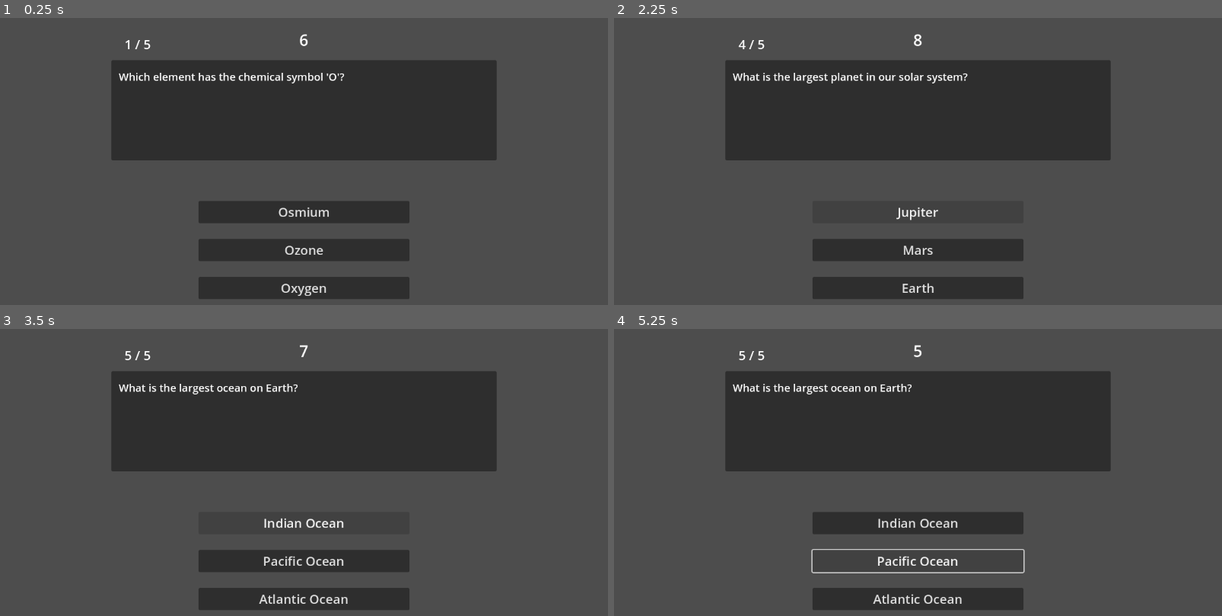
Above: before the commit, frames 1-4 (two rows, left to right).
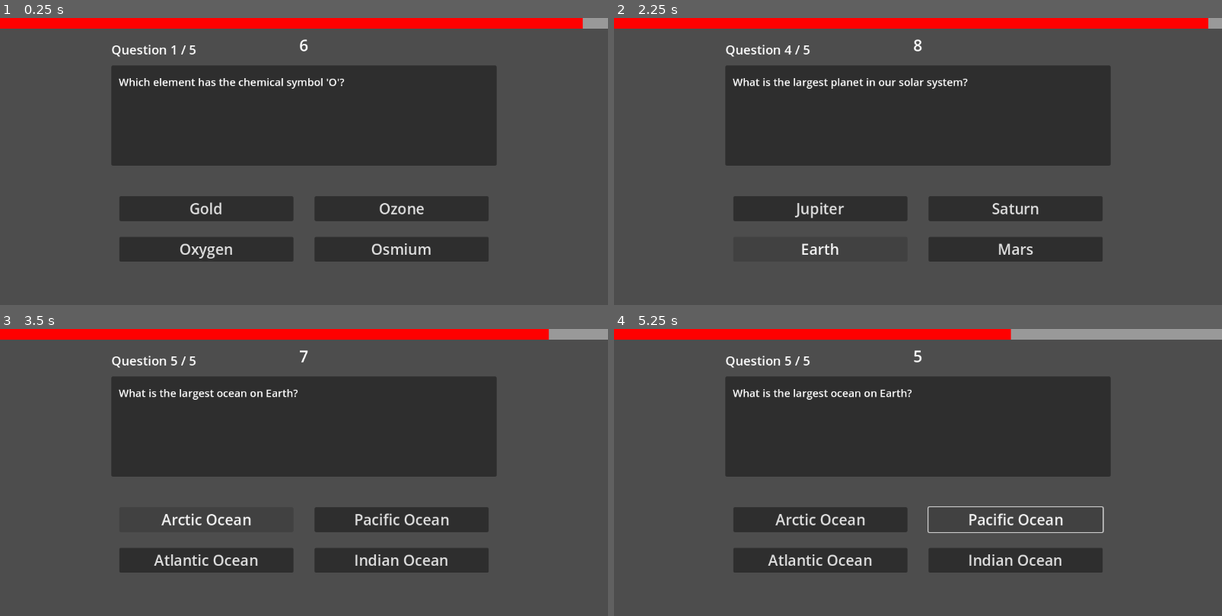
Above: after the commit, the same moments.

Repository: Ellisia-Chan/Quiz-Game-Prototype
Game: Godot game, scene res://Scene/Game Scenes/main.tscn
The game is run twice, just before and just after one commit, with the same random seed, the same clock (stepped at 60 frames per second) and the same inputs.
Inputs:
- Up to frame 1 (0.25 s): no input
- Up to frame 2 (2.25 s): click "Osmium" at 0.5 s; click "Van Gogh" at 1.25 s; click "H2O" at 2 s
- Up to frame 3 (3.5 s): click "Jupiter" at 2.75 s
- Up to frame 4 (5.25 s): click "Indian Ocean" at 3.5 s; click "Indian Ocean" (after the commit: "Arctic Ocean") at 4.25 s; click "Pacific Ocean" at 5 s

The runs differ from the first frame. In frame 1, 16% of the frame differs, in the area x 0-100%, y 0-98%; in frame 2, 14%; in frame 3, 14%; in frame 4, 15%.

Commit message:
added Timer bar

Diff:
--- a/Questions/Questions.json
+++ b/Questions/Questions.json
@@ -1,61 +1,61 @@
 [
 	{
 		"question": "What is the capital of France?",
-		"choices": ["Paris", "Rome", "Berlin"],
+		"choices": ["Paris", "Rome", "Berlin", "Madrid"],
 		"answer": 0,
 		"time": 10
 	},
 	{
 		"question": "What is 2 + 2?",
-		"choices": ["3", "4", "5"],
+		"choices": ["3", "4", "5", "6"],
 		"answer": 1,
 		"time": 5
 	},
 	{
 		"question": "What is the largest planet in our solar system?",
-		"choices": ["Earth", "Jupiter", "Mars"],
+		"choices": ["Earth", "Jupiter", "Mars", "Saturn"],
 		"answer": 1,
 		"time": 8
 	},
 	{
 		"question": "What is the chemical symbol for water?",
-		"choices": ["H2O", "O2", "CO2"],
+		"choices": ["H2O", "O2", "CO2", "H2"],
 		"answer": 0,
 		"time": 7
 	},
 	{
 		"question": "Who wrote 'Romeo and Juliet'?",
-		"choices": ["Shakespeare", "Dickens", "Hemingway"],
+		"choices": ["Shakespeare", "Dickens", "Hemingway", "Austen"],
 		"answer": 0,
 		"time": 6
 	},
 	{
 		"question": "What is the square root of 64?",
-		"choices": ["6", "8", "10"],
+		"choices": ["6", "8", "10", "12"],
 		"answer": 1,
 		"time": 5
 	},
 	{
 		"question": "Which element has the chemical symbol 'O'?",
-		"choices": ["Oxygen", "Osmium", "Ozone"],
+		"choices": ["Oxygen", "Osmium", "Ozone", "Gold"],
 		"answer": 0,
 		"time": 6
 	},
 	{
 		"question": "Who painted the Mona Lisa?",
-		"choices": ["Van Gogh", "Da Vinci", "Picasso"],
+		"choices": ["Van Gogh", "Da Vinci", "Picasso", "Michelangelo"],
 		"answer": 1,
 		"time": 9
 	},
 	{
 		"question": "What is the largest ocean on Earth?",
-		"choices": ["Atlantic Ocean", "Indian Ocean", "Pacific Ocean"],
+		"choices": ["Atlantic Ocean", "Indian Ocean", "Pacific Ocean", "Arctic Ocean"],
 		"answer": 2,
 		"time": 7
 	},
 	{
 		"question": "Which planet is known as the Red Planet?",
-		"choices": ["Earth", "Mars", "Venus"],
+		"choices": ["Earth", "Mars", "Venus", "Mercury"],
 		"answer": 1,
 		"time": 8
 	}
--- a/Scene/Object Scenes/quiz_ui.tscn
+++ b/Scene/Object Scenes/quiz_ui.tscn
@@ -1,6 +1,12 @@
-[gd_scene load_steps=2 format=3 uid="uid://dyjlvsfvik7vy"]
+[gd_scene load_steps=5 format=3 uid="uid://dyjlvsfvik7vy"]
 
 [ext_resource type="Script" path="res://Scripts/quiz_ui.gd" id="1_mn5nq"]
+[ext_resource type="Script" path="res://Scripts/timer_bar.gd" id="2_rp7mo"]
+
+[sub_resource type="StyleBoxFlat" id="StyleBoxFlat_5mjys"]
+
+[sub_resource type="StyleBoxFlat" id="StyleBoxFlat_m1juq"]
+bg_color = Color(1, 0, 0, 1)
 
 [node name="QuizUI" type="Node"]
 
@@ -15,7 +21,7 @@
 question_label = NodePath("Panel/QuestionLabel")
 timer_label = NodePath("Panel/TimerLabel")
 question_number_label = NodePath("Panel/QuestionNumberLabel")
-button_group = [NodePath("MarginContainer/VBoxContainer/Button1"), NodePath("MarginContainer/VBoxContainer/Button2"), NodePath("MarginContainer/VBoxContainer/Button3")]
+button_group = [NodePath("MarginContainer/HBoxContainer/VBoxContainer/Button1"), NodePath("MarginContainer/HBoxContainer/VBoxContainer/Button2"), NodePath("MarginContainer/HBoxContainer/VBoxContainer2/Button3"), NodePath("MarginContainer/HBoxContainer/VBoxContainer2/Button4")]
 
 [node name="Panel" type="Panel" parent="QuizUI"]
 layout_mode = 1
@@ -23,9 +29,9 @@
 anchor_left = 0.5
 anchor_right = 0.5
 offset_left = -365.0
-offset_top = 80.0
+offset_top = 90.0
 offset_right = 365.0
-offset_bottom = 270.0
+offset_bottom = 280.0
 grow_horizontal = 2
 
 [node name="QuestionLabel" type="Label" parent="QuizUI/Panel"]
@@ -66,7 +72,7 @@
 offset_bottom = -10.0
 theme_override_constants/line_spacing = 100
 theme_override_font_sizes/font_size = 24
-text = "1 / 1"
+text = "Question 1 / 1"
 horizontal_alignment = 1
 vertical_alignment = 1
 
@@ -77,35 +83,64 @@
 anchor_top = 0.5
 anchor_right = 0.5
 anchor_bottom = 0.5
-offset_left = -200.0
-offset_top = 16.0
-offset_right = 200.0
-offset_bottom = 216.0
+offset_left = -350.0
+offset_top = -24.0
+offset_right = 350.0
+offset_bottom = 176.0
 grow_horizontal = 2
 grow_vertical = 2
 
-[node name="VBoxContainer" type="VBoxContainer" parent="QuizUI/MarginContainer"]
+[node name="HBoxContainer" type="HBoxContainer" parent="QuizUI/MarginContainer"]
 layout_mode = 2
-size_flags_vertical = 4
+theme_override_constants/separation = 40
+alignment = 1
+
+[node name="VBoxContainer" type="VBoxContainer" parent="QuizUI/MarginContainer/HBoxContainer"]
+layout_mode = 2
+size_flags_horizontal = 3
 theme_override_constants/separation = 30
 alignment = 1
 
-[node name="Button1" type="Button" parent="QuizUI/MarginContainer/VBoxContainer"]
+[node name="Button1" type="Button" parent="QuizUI/MarginContainer/HBoxContainer/VBoxContainer"]
 layout_mode = 2
-theme_override_font_sizes/font_size = 24
+theme_override_font_sizes/font_size = 28
 text = "Button 1
 "
 
-[node name="Button2" type="Button" parent="QuizUI/MarginContainer/VBoxContainer"]
+[node name="Button2" type="Button" parent="QuizUI/MarginContainer/HBoxContainer/VBoxContainer"]
 layout_mode = 2
-theme_override_font_sizes/font_size = 24
+theme_override_font_sizes/font_size = 28
 text = "Button 2"
 
-[node name="Button3" type="Button" parent="QuizUI/MarginContainer/VBoxContainer"]
+[node name="VBoxContainer2" type="VBoxContainer" parent="QuizUI/MarginContainer/HBoxContainer"]
 layout_mode = 2
-theme_override_font_sizes/font_size = 24
+size_flags_horizontal = 3
+theme_override_constants/separation = 30
+alignment = 1
+
+[node name="Button3" type="Button" parent="QuizUI/MarginContainer/HBoxContainer/VBoxContainer2"]
+layout_mode = 2
+theme_override_font_sizes/font_size = 28
 text = "Button 3"
+
+[node name="Button4" type="Button" parent="QuizUI/MarginContainer/HBoxContainer/VBoxContainer2"]
+layout_mode = 2
+theme_override_font_sizes/font_size = 28
+text = "Button 4
+"
 
 [node name="Timer" type="Timer" parent="QuizUI"]
 
+[node name="TimerBar" type="ProgressBar" parent="QuizUI"]
+layout_mode = 1
+anchors_preset = 10
+anchor_right = 1.0
+offset_bottom = 20.0
+grow_horizontal = 2
+theme_override_styles/background = SubResource("StyleBoxFlat_5mjys")
+theme_override_styles/fill = SubResource("StyleBoxFlat_m1juq")
+value = 100.0
+show_percentage = false
+script = ExtResource("2_rp7mo")
+
 [connection signal="timeout" from="QuizUI/Timer" to="QuizUI" method="_on_timer_timeout"]
--- a/Scripts/quiz_ui.gd
+++ b/Scripts/quiz_ui.gd
@@ -1,4 +1,6 @@
 extends Node
+
+signal on_question_show
 
 @export var question_label: Label
 @export var timer_label: Label
@@ -46,7 +48,7 @@
 	timer_value = question_data["time"]
 	correct_answer_index = question_data["answer"]
 
-	question_number_label.text = str(current_question_index + 1) + " / " + str(max_question)
+	question_number_label.text = "Question " + str(current_question_index + 1) + " / " + str(max_question)
 	update_timer_display()
 
 	var choices = question_data["choices"].duplicate()
@@ -58,13 +60,12 @@
 	# This loop assigns the choices to the buttons and removes focus from any of them
 	var i: int = 0
 	for button in button_group:
-		if button.has_focus():
-			button.release_focus()
-
+		_remove_button_focus(button)
 		button.text = choices[i]
 		i += 1
 
-	timer.start(1)
+	on_question_show.emit()
+	timer.start()
 
 # Handles the event when a choice is pressed.
 # Checks if the selected choice is correct and shows feedback.
@@ -77,6 +78,7 @@
 
 	current_question_index += 1
 
+	# Check if there are more questions to show and if the current question index is within the bounds of the maximum number of questions
 	if current_question_index < max_question and current_question_index < question.size():
 		show_question(current_question_index)
 	else:
@@ -103,3 +105,7 @@
 		print("Correct!")
 	else:
 		print("Incorrect!")
+
+func _remove_button_focus(button: Button) -> void:
+	if button.has_focus():
+			button.release_focus()
--- /dev/null
+++ b/Scripts/timer_bar.gd
@@ -0,0 +1,27 @@
+extends ProgressBar
+
+var quiz_ui_script
+var timer_value = 0.0
+var elapsed_time = 0.0
+
+func _ready():
+	# Connect to the signal emitted when a question is shown
+	quiz_ui_script = get_parent()
+	quiz_ui_script.connect("on_question_show", Callable(self, "_update_progress_bar"))
+
+func _process(delta):
+	# Update progress bar if there's a timer active
+	if timer_value > 0:
+		elapsed_time += delta
+		var remaining_time = max(0, timer_value - elapsed_time)
+		self.value = (remaining_time / timer_value) * 100
+
+		# Stop updating if time runs out
+		if remaining_time <= 0:
+			timer_value = 0 # Ensure the timer doesn't go negative
+
+func _update_progress_bar():
+	# Initialize the timer and progress bar
+	timer_value = quiz_ui_script.timer_value
+	elapsed_time = 0.0
+	self.value = 100 # Reset the progress bar to full
